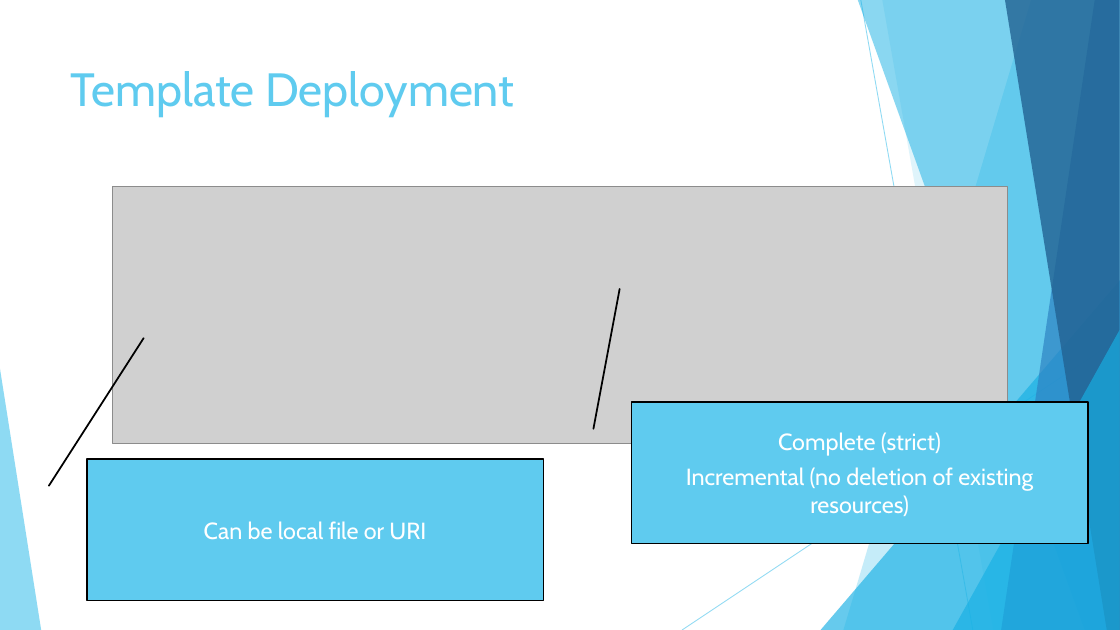
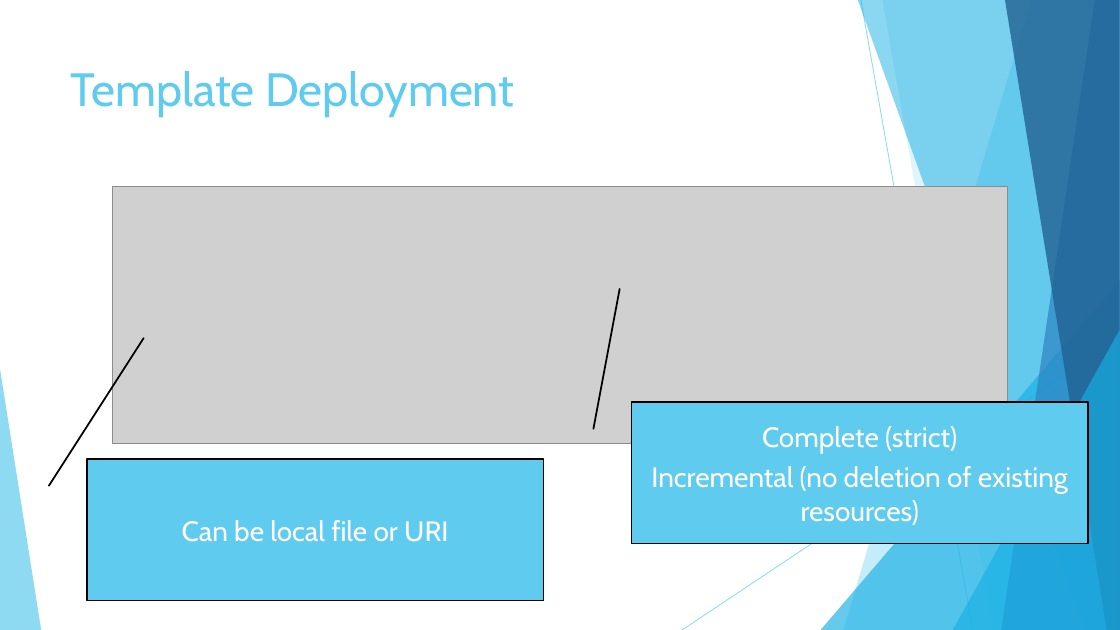
Before and after one commit to timothywarner/webapp, a slide deck: slide 8 of warner-azure-webapp-pod.pptx (slide 25 before the commit). Drawn at 1120x630 pixels with LibreOffice and Linux fonts; fonts in the diff are those of the drawing; grey boxes stand for pictures. Boxes give left, top, right and bottom in pixels: in the first picture for what was removed or moved away, otherwise in the second. Text is boxed around its words. In the diff, an @@ line names an element or a change of style, - is before the commit and + after.

```diff
--- a/warner-azure-webapp-pod.pptx
+++ b/warner-azure-webapp-pod.pptx
@@ border callout "Complete (strict)" at (632, 402, 1088, 544): size 20 to 24 pt @@
@@ border callout "Can be local file or ..." at (87, 460, 543, 601): size 20 to 24 pt @@
```
Also in this commit, not shown: 8 other slides changed, 2 slides added, 10 slides removed, 1 other file.
